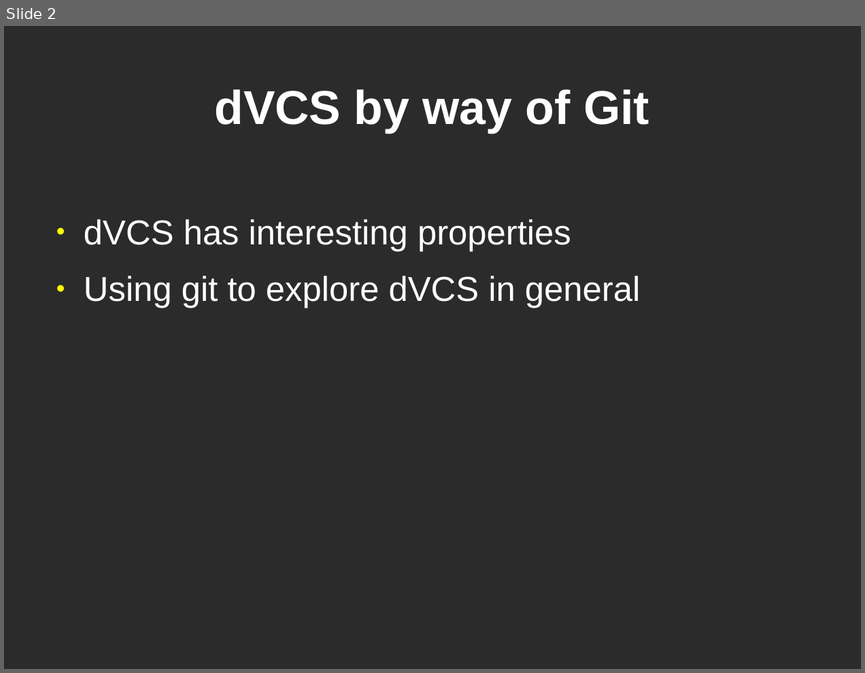
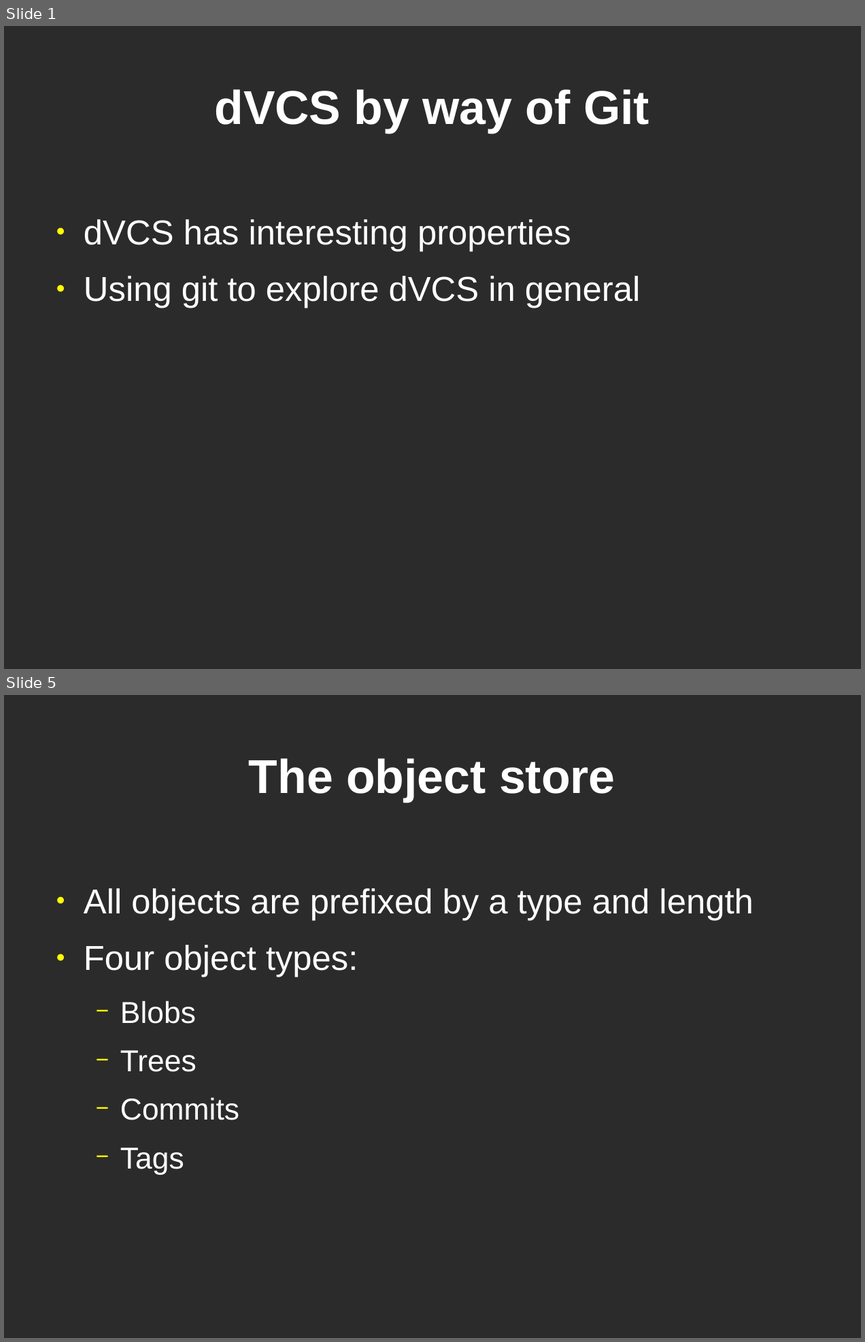
Before and after one commit to bjc/dvcs-git-slides, a slide deck: git.odp. Shown one above the other, each under a label of ours: slide 2 before the commit, slides 1 and 5 after it; the slides between them are not shown. The pictures are 865x673 and 865x1342 pixels, drawn with LibreOffice and Linux fonts; fonts in the diff are those of the drawing; background and template pictures are left out; a plain dark background stands for a picture behind light text. Boxes give left, top, right and bottom in pixels: in the first picture for what was removed or moved away, otherwise in the second. Text is boxed around its words. In the diff, an @@ line names an element or a change of style, - is before the commit and + after.

```diff
--- a/git.odp
+++ b/git.odp
@@ slide 5 added at (4, 695, 861, 1338), background picture (left out) @@
@@ title added at (249, 758, 615, 802), 44 pt, text #FFFFFF, bold @@
+The object store
@@ text added at (84, 888, 753, 1174), 32 pt, text #FFFFFF @@
+● All objects are prefixed by a type and length
+● Four object types:
+  − Blobs
+  − Trees
+  − Commits
+  − Tags
@@ what was slide 2 is now slide 1 @@
```
Also in this commit, not shown: 10 other slides added, 1 slide removed.
